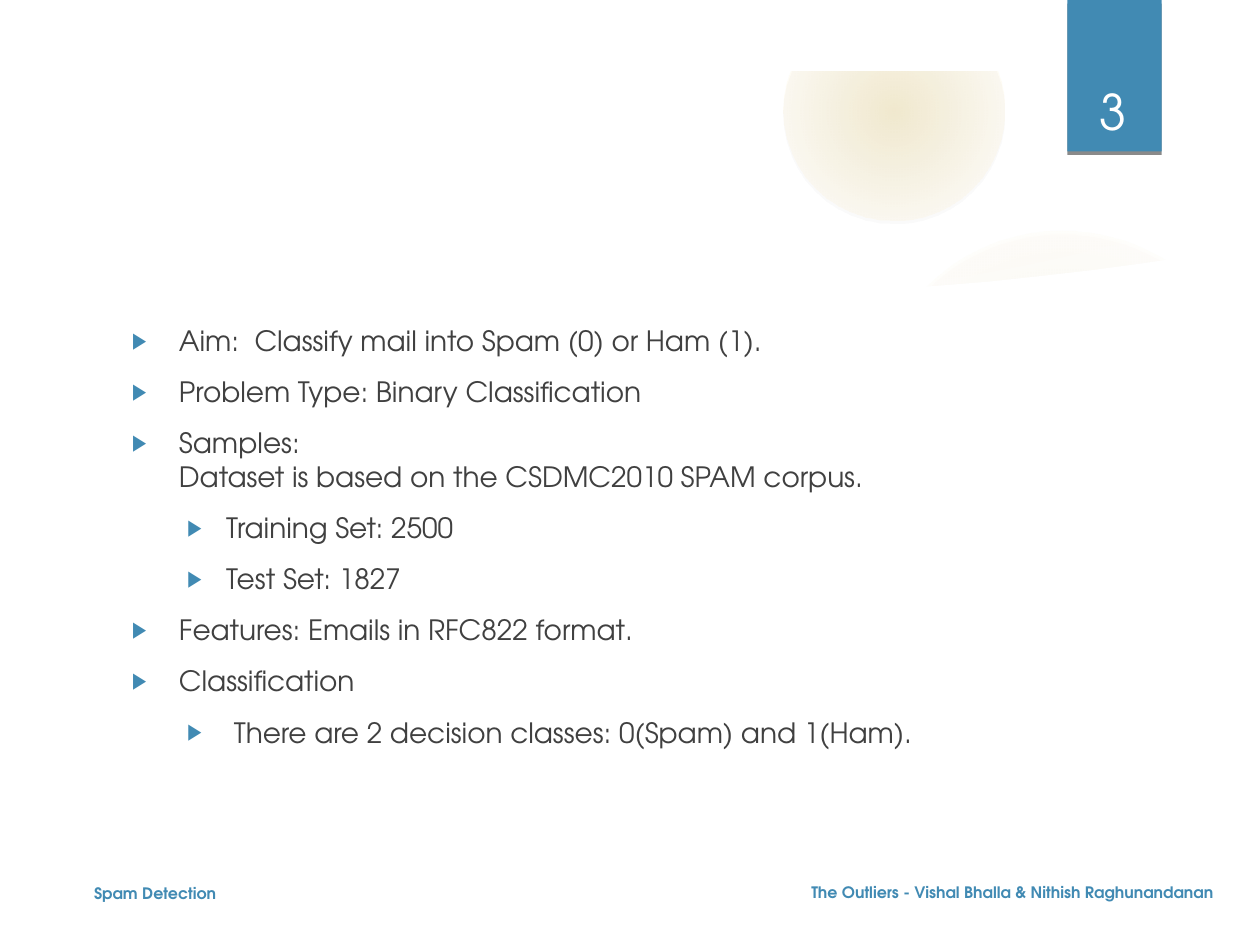
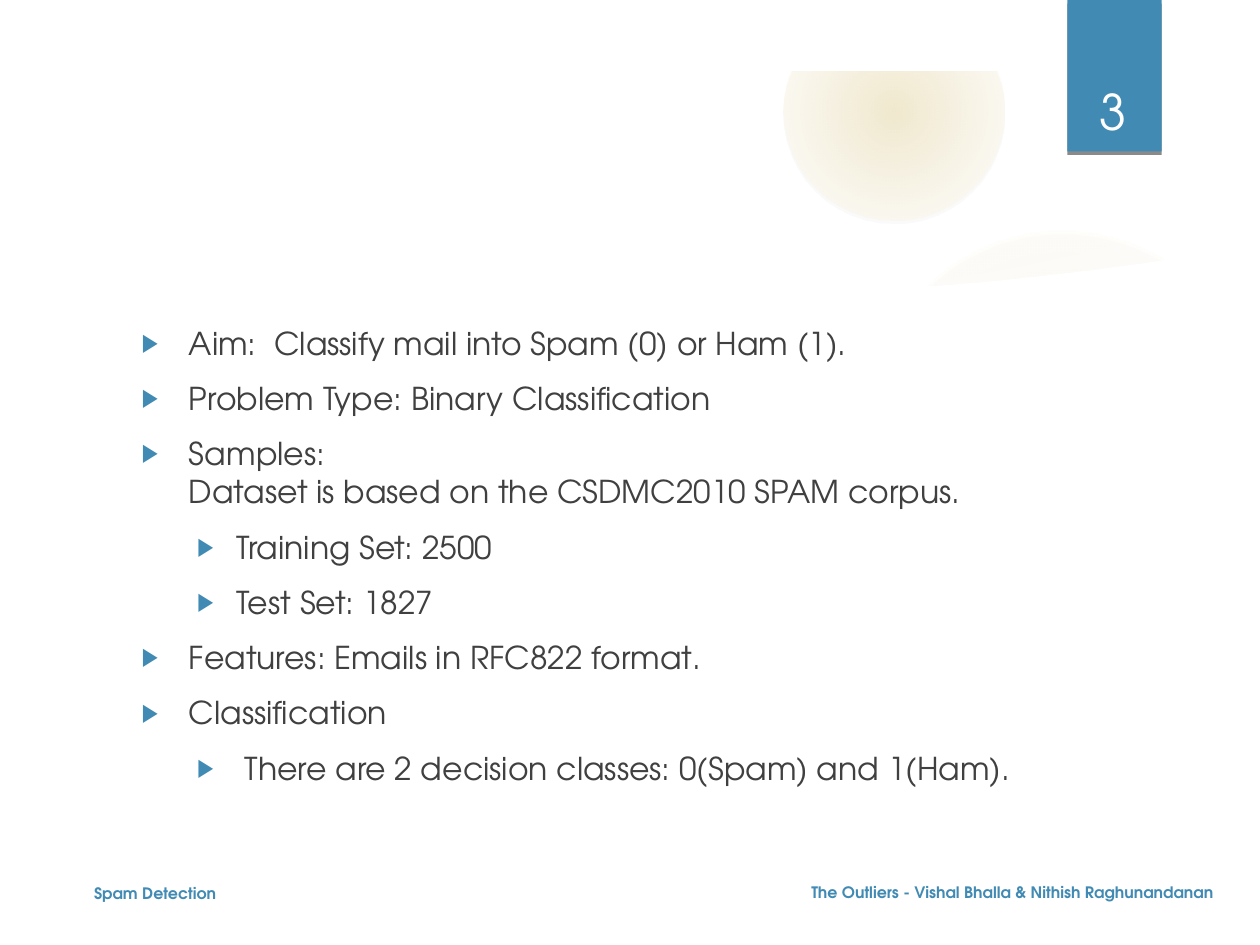
Before and after one commit to nehgu/Anomaly-Detection, a slide deck: slide 3 of Challenges/Spam Filtering Challenge 4/Ppt - Spam Detection Challenge-4.odp. Drawn at 1260x945 pixels with LibreOffice and Linux fonts; fonts in the diff are those of the drawing; background and template pictures are left out. Boxes give left, top, right and bottom in pixels: in the first picture for what was removed or moved away, otherwise in the second. Text is boxed around its words. In the diff, an @@ line names an element or a change of style, - is before the commit and + after.

Commit message:
Updated Ppt with formating & description of features.

```diff
--- a/Challenges/Spam Filtering Challenge 4/Ppt - Spam Detection Challenge-4.odp
+++ b/Challenges/Spam Filtering Challenge 4/Ppt - Spam Detection Challenge-4.odp
@@ text "Aim: Classify mail into Spam ...": place and size @@
-text "Aim: Classify mail into Spam ..." at (179, 330, 912, 749)
+text "Aim: Classify mail into Spam ..." at (189, 331, 1010, 787)
@@ text "Aim: Classify mail into Spam ..." at (189, 331, 1010, 787): size 16 to 18 pt @@
```
Also in this commit, not shown: 11 other slides changed, 1 slide added.
